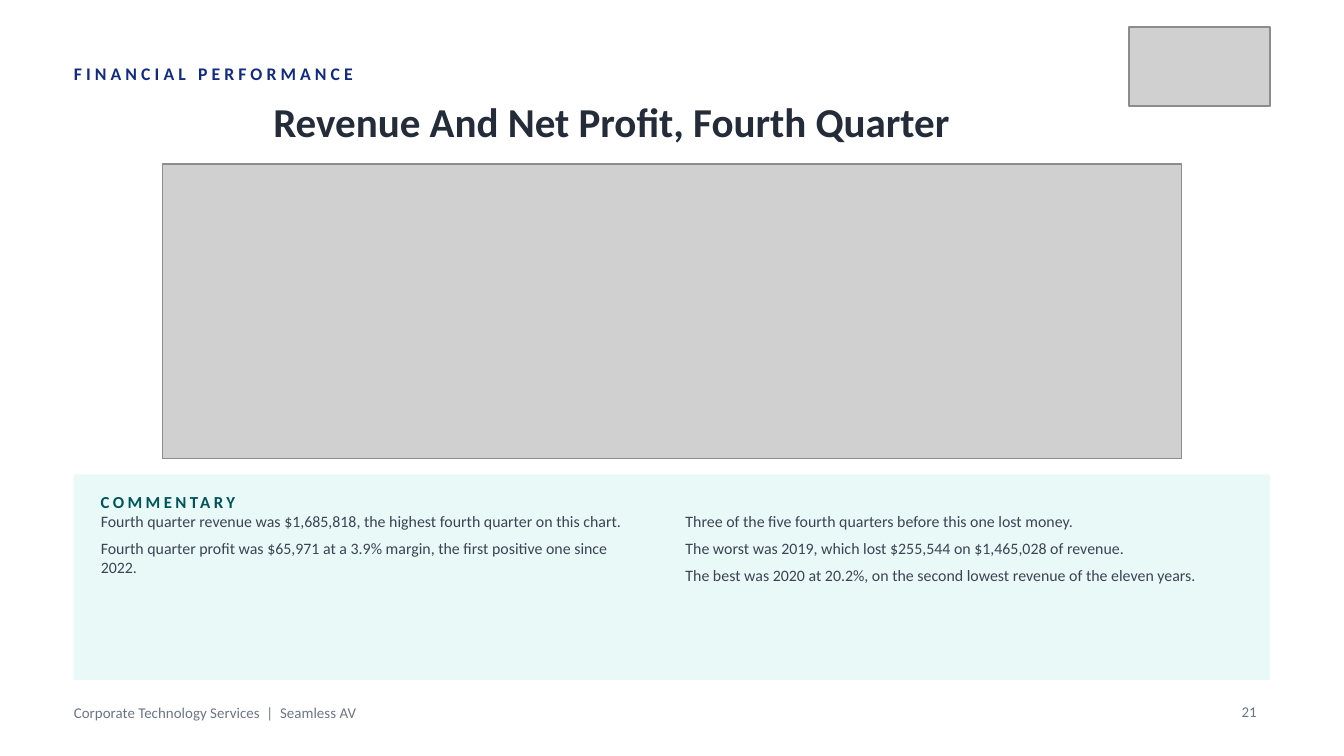
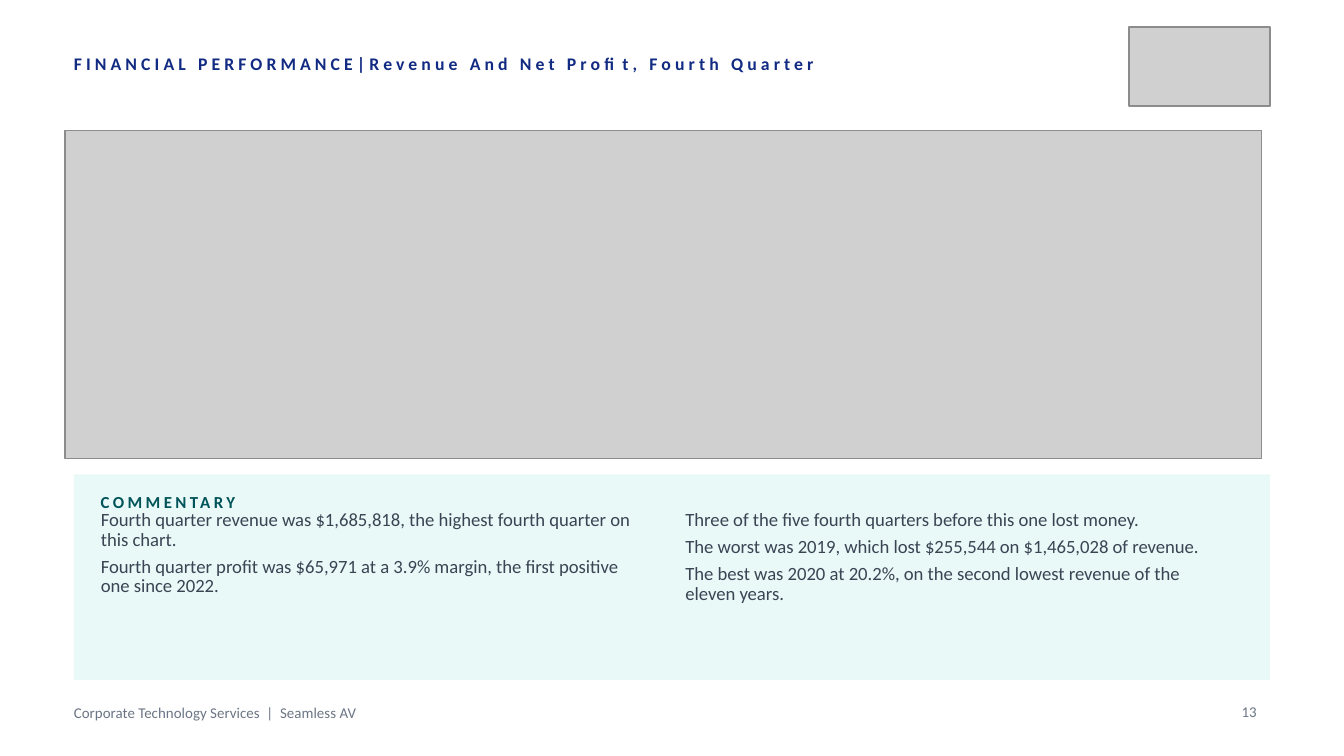
Before and after one commit to WesleyNelson-O33/Claude, a slide deck: slide 13 of deck/CTS Quarterly Business Review - Q1 FY2027.pptx (slide 21 before the commit). Drawn at 1344x756 pixels with LibreOffice and Linux fonts; fonts in the diff are those of the drawing; grey boxes stand for pictures. Boxes give left, top, right and bottom in pixels: in the first picture for what was removed or moved away, otherwise in the second. Text is boxed around its words. In the diff, an @@ line names an element or a change of style, - is before the commit and + after.

```diff
--- a/deck/CTS Quarterly Business Review - Q1 FY2027.pptx
+++ b/deck/CTS Quarterly Business Review - Q1 FY2027.pptx
@@ text at bbox=[74, 68, 353, 80]: text changed @@
-FINANCIAL PERFORMANCE
+FINANCIAL PERFORMANCE|Revenue And Net Profit, Fourth Quarter
@@ text removed at bbox=[273, 108, 950, 143] @@
-Revenue And Net Profit, Fourth Quarter
@@ picture: place and size @@
-picture at bbox=[163, 164, 1181, 458]
+picture at bbox=[65, 130, 1261, 458]
@@ text "Fourth quarter revenue was $1,685,818, ..." at bbox=[101, 513, 630, 592]: size 8.5 to 10 pt @@
@@ text "Three of the five fourth ..." at bbox=[685, 513, 1198, 603]: size 8.5 to 10 pt @@
@@ page number at bbox=[1242, 707, 1257, 717]: text changed @@
-21
+13
```
Also in this commit, not shown: 23 other slides changed, 3 slides added, 26 slides removed, 8 other files.
